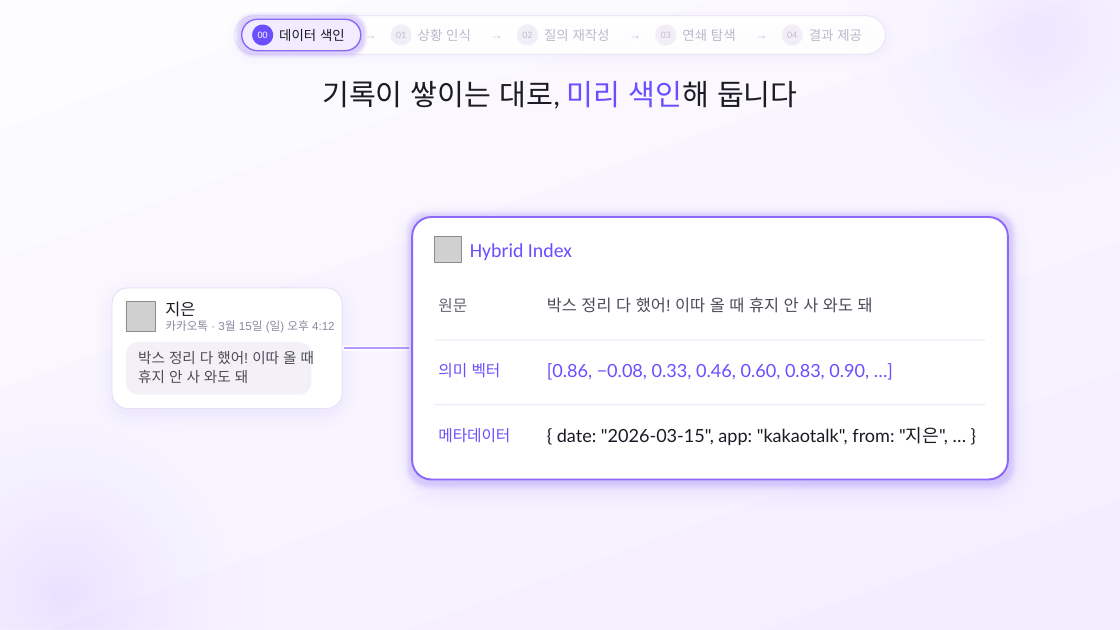
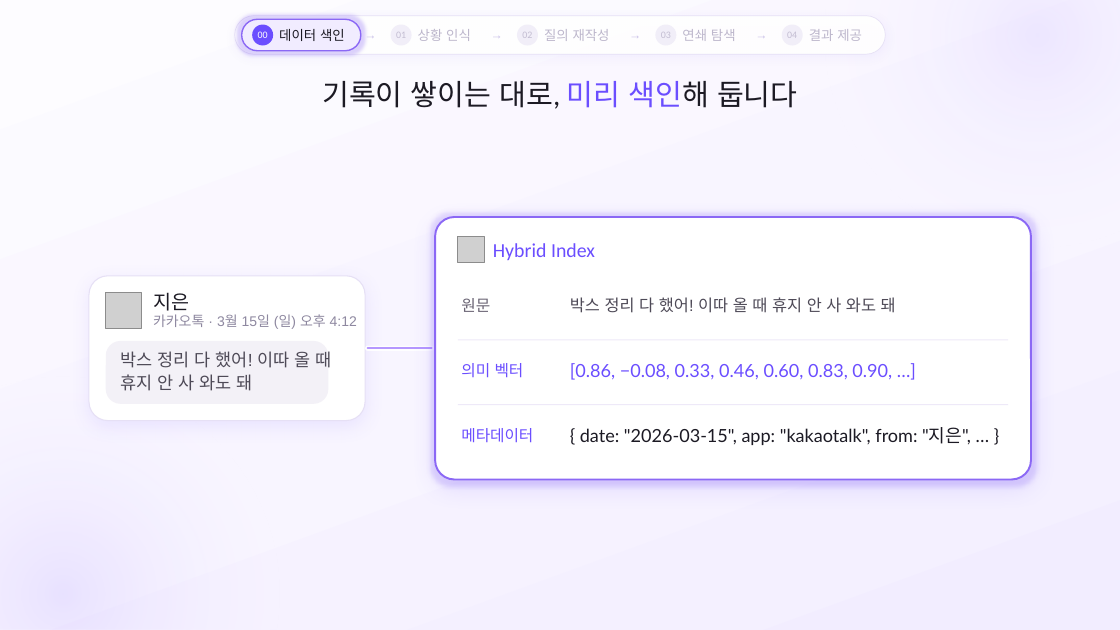
Before and after one commit to SB-Jo/t3, a slide deck: slide 12 of weave/결선준비/09_HowItWorks/HowItWorks_Argon_claude.pptx. Drawn at 1120x630 pixels with LibreOffice and Linux fonts; fonts in the diff are those of the drawing; grey boxes stand for pictures. Boxes give left, top, right and bottom in pixels: in the first picture for what was removed or moved away, otherwise in the second. Text is boxed around its words. In the diff, an @@ line names an element or a change of style, - is before the commit and + after.

```diff
--- a/weave/결선준비/09_HowItWorks/HowItWorks_Argon_claude.pptx
+++ b/weave/결선준비/09_HowItWorks/HowItWorks_Argon_claude.pptx
@@ 3 texts, 1 rounded rectangle: place and size @@
-3 texts, 1 rounded rectangle at (413,217,1008,479)
+3 texts, 1 rounded rectangle at (435,217,1031,479)
@@ rounded rectangle: place and size @@
-rounded rectangle at (112,288,342,409)
+rounded rectangle at (89,276,365,420)
@@ rounded rectangle at (89,276,365,420): outline #E6E0F5 0.75 pt to #E6E0F5 0.9 pt @@
@@ picture: place and size @@
-picture at (126,302,155,331)
+picture at (106,292,141,328)
@@ text "지은": place and size @@
-text "지은" at (165,301,195,321)
+text "지은" at (153,292,189,311)
@@ text "지은" at (153,292,189,311): size 14 to 16.8 pt @@
@@ text "카카오톡 · 3월 15일 (일) ...": place and size @@
-text "카카오톡 · 3월 15일 (일) ..." at (165,320,335,332)
+text "카카오톡 · 3월 15일 (일) ..." at (153,314,357,329)
@@ text "카카오톡 · 3월 15일 (일) ..." at (153,314,357,329): size 10 to 12 pt @@
@@ rounded rectangle: place and size @@
-rounded rectangle at (126,342,312,394)
+rounded rectangle at (106,341,329,404)
@@ text "박스 정리 다 했어! 이따 ...": place and size @@
-text "박스 정리 다 했어! 이따 ..." at (138,351,314,364)
+text "박스 정리 다 했어! 이따 ..." at (120,351,332,368)
@@ text "박스 정리 다 했어! 이따 ..." at (120,351,332,368): size 12.5 to 15 pt @@
@@ 4 texts, 2 rectangles, 2 freeform shapes, 1 picture: place and size @@
-4 texts, 2 rectangles, 2 freeform shapes, 1 picture at (344,236,986,445)
+4 texts, 2 rectangles, 2 freeform shapes, 1 picture at (368,236,1008,445)
@@ text "휴지 안 사 와도 돼" at (120,374,253,391): size 12.5 to 15 pt @@
@@ text "휴지 안 사 와도 돼": place and size @@
-text "휴지 안 사 와도 돼" at (138,370,248,383)
+text "휴지 안 사 와도 돼" at (120,374,253,391)
```
Also in this commit, not shown: 8 other slides changed, 1 slide added, 10 other files.
